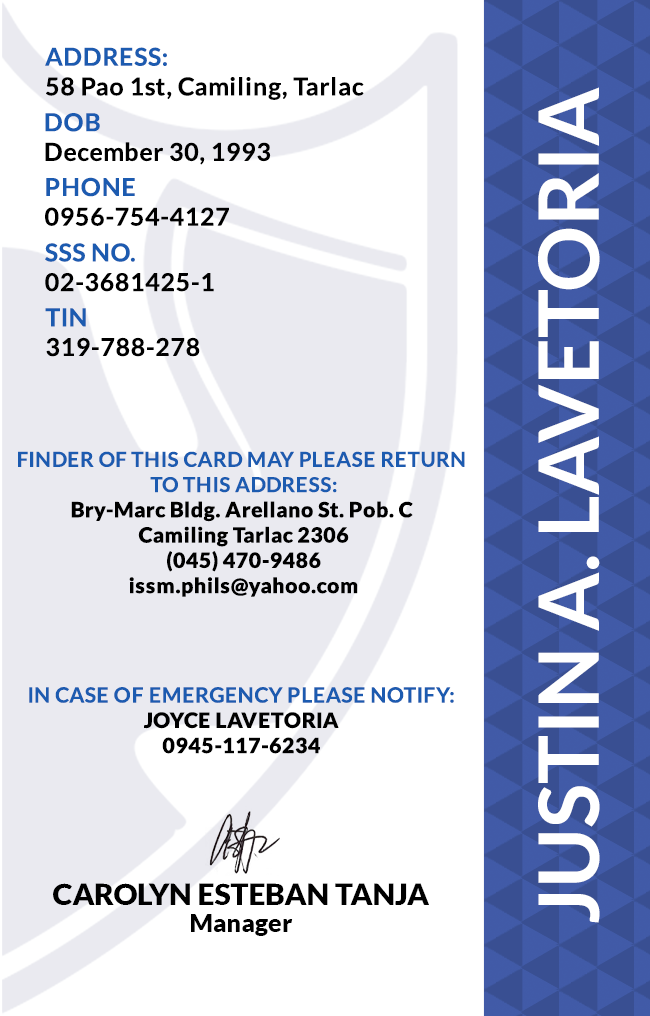
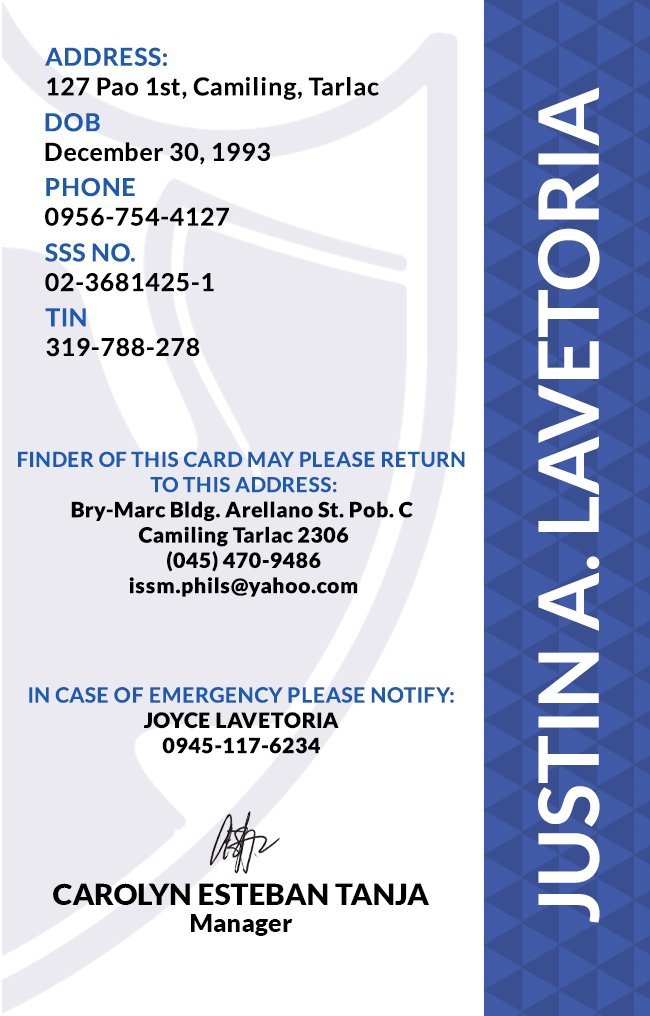
Before/after of a (650, 1016) layered artwork. What changed in the layer stack:
renamed "ADDRESS: 58 Pao 1st, Camiling, Tarlac" to "ADDRESS: 127 Pao 1st, Camiling, Tarlac", painted on it over <box>46,77,379,100</box>
